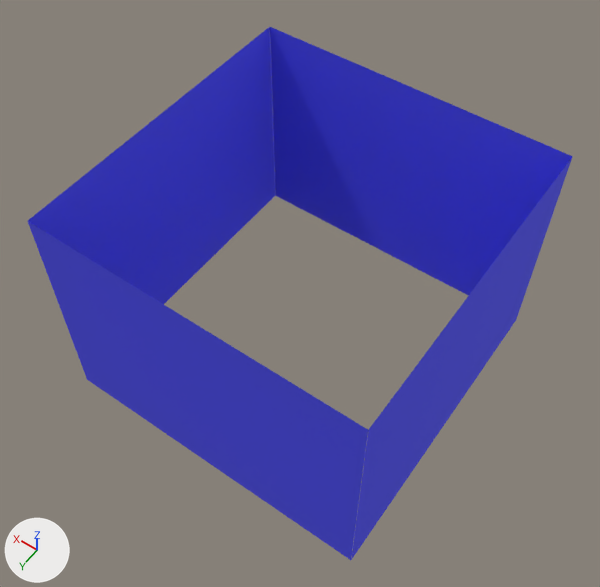
Renders of the FBX model GraduationProject/Assets/Main/Model/Eraser/erasercover.FBX from each side of a commit.
Rendered twice from a 50 mm lens placed at (-0.0662, 0.0957, 0.1737), pointed at (-0.0001, 0.0033, 0.0284). The lights are fixed; the arrows at lower left show +X, +Y and +Z. Where no turn or scale is listed for an object, it has been applied to the vertices.
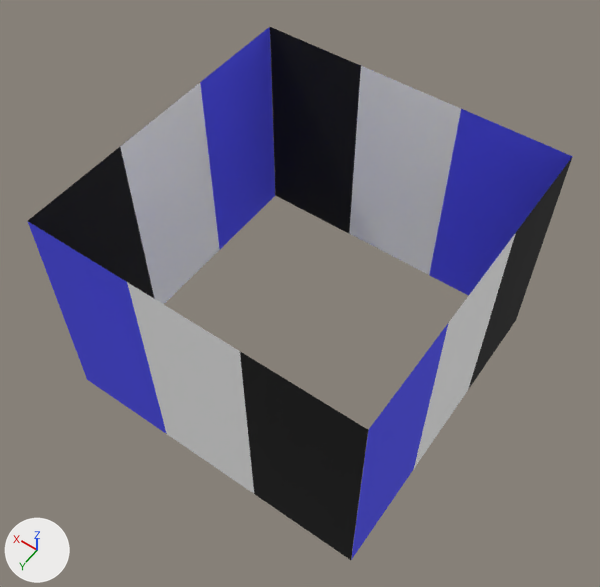
What the commit changed:
Material 'erasercover3' (mat_erasercover3) is new.
Its base color is (0.0, 0.0, 0.0) (black #000000).
Its roughness is 0.859.
Material 'erasercover1' (mat_erasercover1) is new.
Its base color is (1.0, 1.0, 1.0) (white #ffffff).
Its roughness is 0.859.
me_mesh is used by ob_plane003; location (0.0381, 0.0, 0.0305).
me_mesh had 25 vertices, 32 faces and spanned x 0.0, y -0.0381..0.0381, z -0.0279..0.0279.
me_mesh now has 20 vertices, 24 faces and spans x 0.0, y -0.0381..0.0381, z -0.0279..0.0279.
Part 1, on me_mesh:
5 vertices are removed from x 0.0, y 0.0, z -0.0279..0.0279.
16 faces are deleted.
5 vertices in x 0.0, y -0.0191, z -0.0279..0.0279 move by (0.0, 0.0064, 0.0).
5 vertices in x 0.0, y 0.0191, z -0.0279..0.0279 move by (0.0, -0.0064, 0.0).
8 new faces join them, mat_erasercover1 (white #ffffff).
me_mesh part 2: 8 faces spanning x 0.0, y 0.0127..0.0381, z -0.0279..0.0279 switch from mat_erasercover (blue #4f4fff) to mat_erasercover3 (black #000000).
me_mesh now uses material mat_erasercover1 (white #ffffff).
me_mesh_003 is used by ob_plane004; location (-0.0381, 0.0, 0.0305).
me_mesh_003 had 25 vertices, 32 faces and spanned x 0.0, y -0.0381..0.0381, z -0.0279..0.0279.
me_mesh_003 now has 20 vertices, 24 faces and spans x 0.0, y -0.0381..0.0381, z -0.0279..0.0279.
Part 3, on me_mesh_003:
5 vertices are removed from x 0.0, y 0.0, z -0.0279..0.0279.
16 faces are deleted.
5 vertices in x 0.0, y -0.0191, z -0.0279..0.0279 move by (0.0, 0.0064, 0.0).
5 vertices in x 0.0, y 0.0191, z -0.0279..0.0279 move by (0.0, -0.0064, 0.0).
8 new faces join them, mat_erasercover1 (white #ffffff).
me_mesh_003 part 4: 8 faces spanning x 0.0, y -0.0381..-0.0127, z -0.0279..0.0279 switch from mat_erasercover (blue #4f4fff) to mat_erasercover3 (black #000000).
me_mesh_003 now uses material mat_erasercover1 (white #ffffff).
me_mesh_001 is used by ob_plane002; location (0.0, 0.0381, 0.0305).
me_mesh_001 had 25 vertices, 32 faces and spanned x -0.0381..0.0381, y 0.0, z -0.0279..0.0279.
me_mesh_001 now has 20 vertices, 24 faces and spans x -0.0381..0.0381, y 0.0, z -0.0279..0.0279.
Part 5, on me_mesh_001:
5 vertices are removed from x 0.0, y 0.0, z -0.0279..0.0279.
16 faces are deleted.
3 vertices in x 0.0191, y 0.0, z -0.0279..0.0 move by (-0.0064, 0.0, 0.0).
3 vertices in x -0.0191, y 0.0, z 0.0..0.0279 move by (0.0064, 0.0, 0.0).
4 vertices move from x -0.019..0.019, y 0.0, z -0.0279..0.0279 to x -0.0127..0.0127, y 0.0, z -0.0279..0.0279.
8 new faces join them, mat_erasercover1 (white #ffffff).
me_mesh_001 part 6: 8 faces spanning x -0.0381..-0.0127, y 0.0, z -0.0279..0.0279 switch from mat_erasercover (blue #4f4fff) to mat_erasercover3 (black #000000).
me_mesh_001 now uses material mat_erasercover1 (white #ffffff).
me_mesh_002 is used by ob_plane001; location (0.0, -0.0381, 0.0305).
me_mesh_002 had 25 vertices, 32 faces and spanned x -0.0381..0.0381, y 0.0, z -0.0279..0.0279.
me_mesh_002 now has 20 vertices, 24 faces and spans x -0.0381..0.0381, y 0.0, z -0.0279..0.0279.
Part 7, on me_mesh_002:
5 vertices are removed from x 0.0, y 0.0, z -0.0279..0.0279.
16 faces are deleted.
5 vertices in x -0.0191, y 0.0, z -0.0279..0.0279 move by (0.0064, 0.0, 0.0).
5 vertices in x 0.0191, y 0.0, z -0.0279..0.0279 move by (-0.0064, 0.0, 0.0).
8 new faces join them, mat_erasercover1 (white #ffffff).
me_mesh_002 part 8: 8 faces spanning x 0.0127..0.0381, y 0.0, z -0.0279..0.0279 switch from mat_erasercover (blue #4f4fff) to mat_erasercover3 (black #000000).
me_mesh_002 now uses material mat_erasercover1 (white #ffffff).

Pixel boxes [x1, y1, x2, y2] of what changed, in the pictures (600 x 587 px):
part 1 of me_mesh, cut back: before [99, 68, 234, 304]; after [120, 83, 220, 304]
part 2 of me_mesh, recoloured (blue to black): [28, 164, 129, 283] in both
part 3 of me_mesh_003, cut back: before [399, 213, 531, 490]; after [414, 233, 516, 468]
part 4 of me_mesh_003, recoloured (blue to black): [481, 158, 572, 371] in both
part 5 of me_mesh_001, cut back: before [101, 266, 277, 509]; after [127, 282, 254, 494]
part 6 of me_mesh_001, recoloured (blue to black): [270, 370, 368, 560] in both
part 7 of me_mesh_002, cut back: before [330, 56, 488, 286]; after [349, 66, 461, 275]
part 8 of me_mesh_002, recoloured (blue to black): [270, 27, 337, 224] in both
